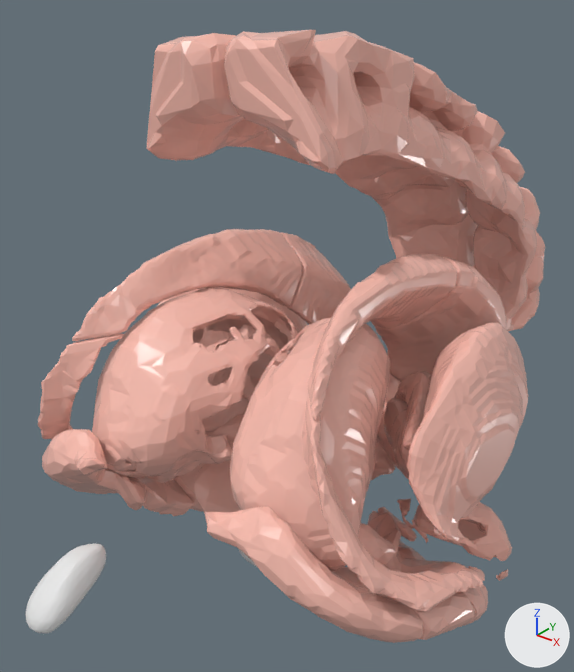
A saved change to the glTF model head-neuroanatomy-3d/assets/subcortical.glb.
The view is the same before and after, from a camera (50 mm lens) standing at (82.4, -85.6, 87.9) and looking at (-3.3, 21.4, 21.5). Every picture has the same lights, and +X, +Y and +Z are marked at lower right. The older version comes first. Where no turn or scale is listed for an object, it has been applied to the vertices. Vertices at exactly the same position are counted once.

The first picture shows 'amygdala_rh', 'caudate_lh', 'caudate_rh', 'gpe_rh', 'hippocampus_lh', 'hippocampus_rh', 'pineal', 'putamen_lh', 'putamen_rh', 'substantia_nigra_lh', 'thalamus_lh', 'thalamus_rh' and 9 more.
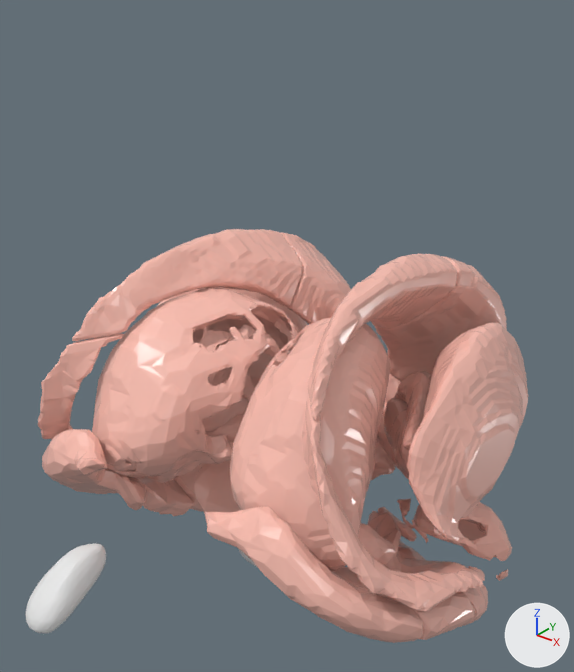
Location of each change, (x1, y1, x2, y2) in pixels of the pictures (574 x 672 px):
'putamen_rh', reshaped (62% narrower, 57% shorter): before (224, 30, 545, 543); after (407, 323, 528, 543)
'putamen_lh', reshaped (mostly hidden afterwards): before (146, 33, 478, 331); after (156, 287, 307, 331)
part 1 of me_putamen_rh, deleted (pink): before (224, 30, 545, 331)
part 2 of me_putamen_lh, deleted: before (146, 33, 478, 267)

The edits, one by one:
me_putamen_lh is used by ob_putamen_lh; location (0.0, 0.0, 0.0).
me_putamen_lh had 2103 vertices, 4198 faces and spanned x -38.3..2.6, y 4.3..97.4, z -6.8..76.4.
me_putamen_lh now has 1051 vertices, 2098 faces and spans x -38.3..-13.8, y 4.3..55.5, z -6.8..24.1.
me_putamen_lh part 2: the loose piece of 1052 vertices spanning x -22.8..2.6, y 4.3..97.4, z 0.3..76.4 is deleted.
me_putamen_rh is used by ob_putamen_rh; location (0.0, 0.0, 0.0).
me_putamen_rh had 2103 vertices, 4198 faces and spanned x -3.9..41.9, y 3.2..97.1, z -2.5..77.6.
me_putamen_rh now has 1051 vertices, 2098 faces and spans x 18.5..41.9, y 3.2..54.7, z -2.5..30.1.
me_putamen_rh part 1: the loose piece of 1052 vertices spanning x -3.9..19.9, y 4.1..97.1, z 1.0..77.6 is deleted.
